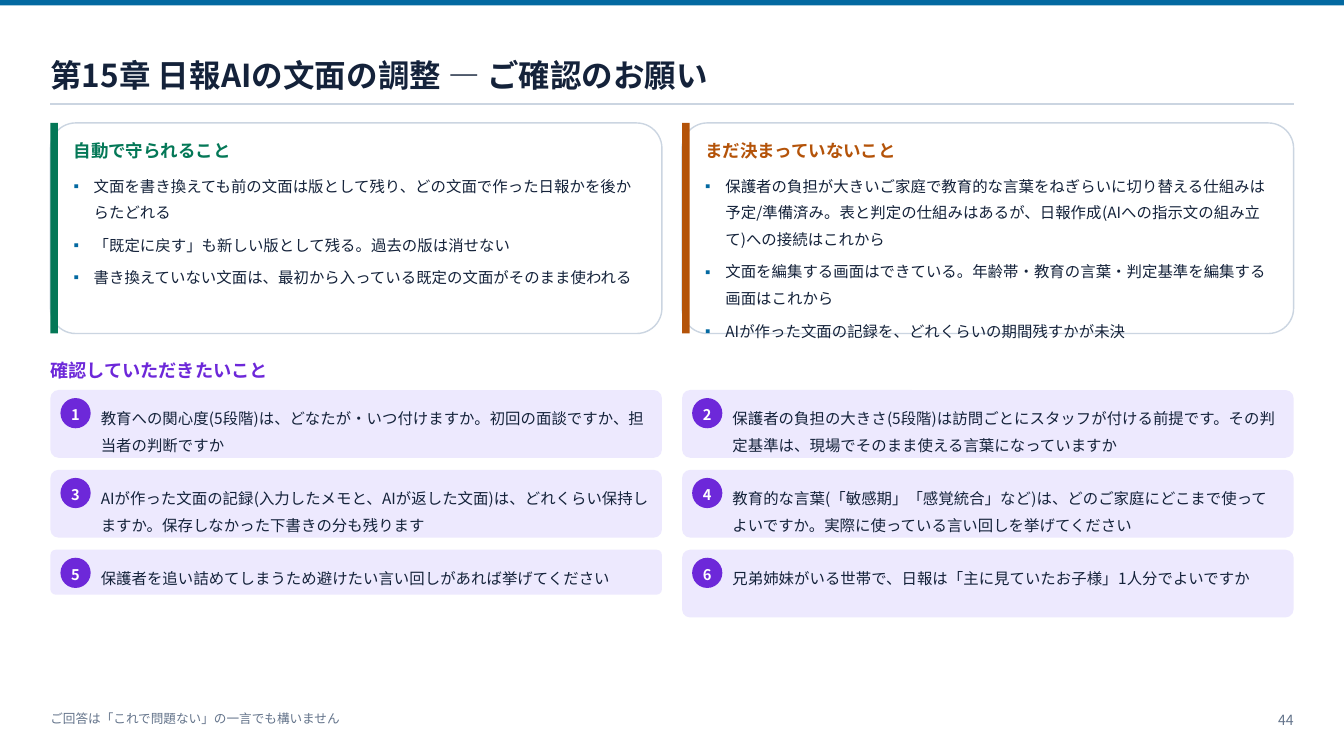
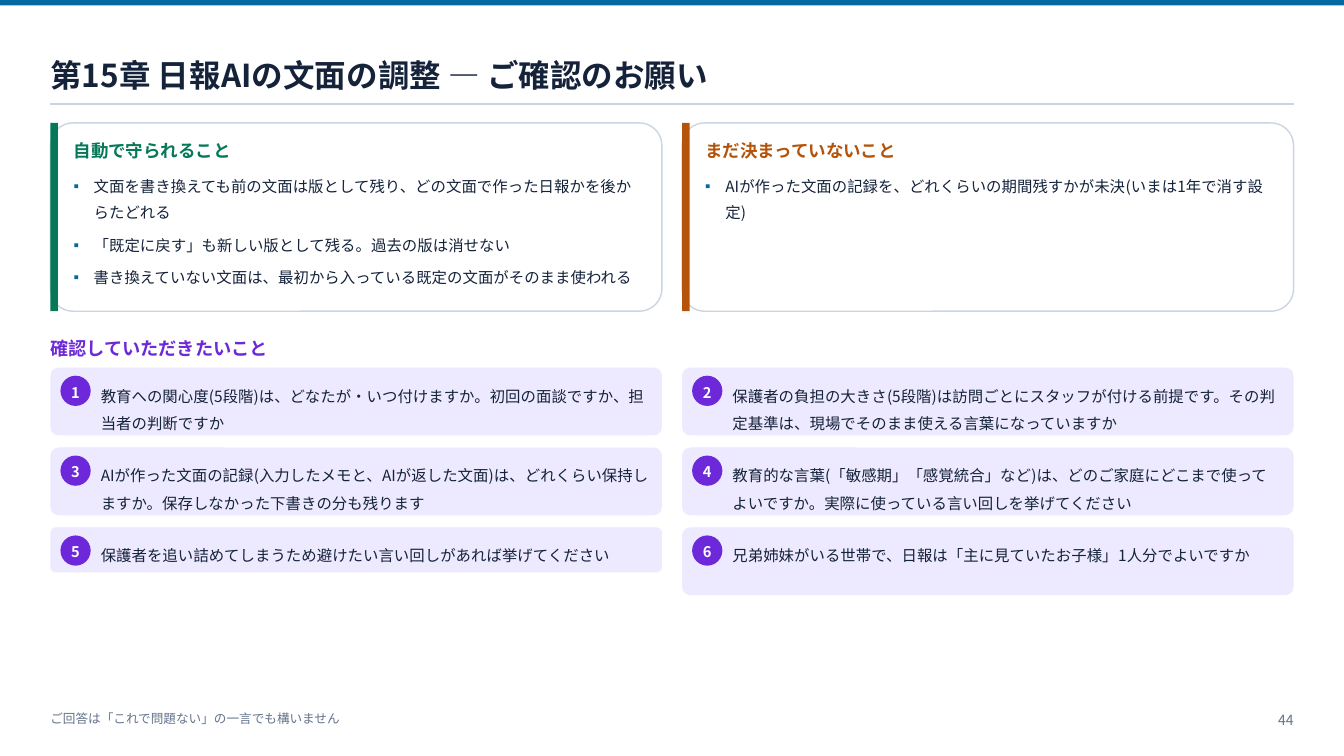
Before and after one commit to ohru131/katahimo-app, a slide deck: slide 44 of doc/slides/db-for-business.pptx. Drawn at 1344x756 pixels with LibreOffice and Linux fonts; fonts in the diff are those of the drawing. Boxes give left, top, right and bottom in pixels: in the first picture for what was removed or moved away, otherwise in the second. Text is boxed around its words. In the diff, an @@ line names an element or a change of style, - is before the commit and + after.

```diff
--- a/doc/slides/db-for-business.pptx
+++ b/doc/slides/db-for-business.pptx
@@ rounded rectangle: place and size @@
-rounded rectangle at (50,123,662,334)
+rounded rectangle at (50,123,662,312)
@@ rectangle: place and size @@
-rectangle at (50,123,57,334)
+rectangle at (50,123,57,312)
@@ rounded rectangle: place and size @@
-rounded rectangle at (683,123,1295,334)
+rounded rectangle at (683,123,1295,312)
@@ rectangle: place and size @@
-rectangle at (683,123,690,334)
+rectangle at (683,123,690,312)
@@ text at (725,179,1263,195): text changed @@
-▪ 保護者の負担が大きいご家庭で教育的な言葉をねぎらいに切り替える仕組みは予定/準備済み。表と判定の仕組みはあるが、日報作成(AIへの指示文の組み立て)への接続はこれから
-▪ 文面を編集する画面はできている。年齢帯・教育の言葉・判定基準を編集する画面はこれから
-▪ AIが作った文面の記録を、どれくらいの期間残すかが未決
+▪ AIが作った文面の記録を、どれくらいの期間残すかが未決(いまは1年で消す設定)
@@ 10 rounded rectangles, 5 texts: place and size @@
-10 rounded rectangles, 5 texts at (50,361,1295,617)
+10 rounded rectangles, 5 texts at (50,339,1295,595)
@@ 2 rounded rectangles, 2 texts: place and size @@
-2 rounded rectangles, 2 texts at (60,558,1249,588)
+2 rounded rectangles, 2 texts at (60,535,1249,566)
```
Also in this commit, not shown: 1 other slide changed, 34 other files.
